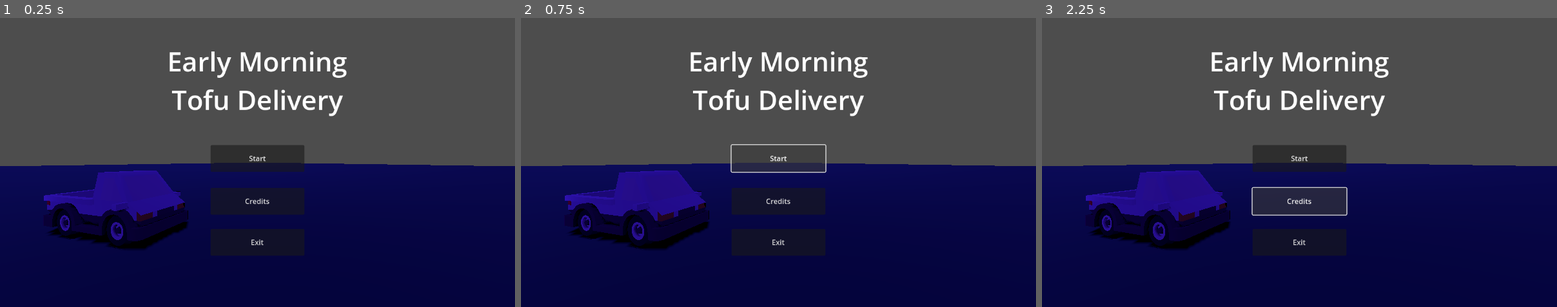
Above: before the commit, frames 1-3 (left to right).
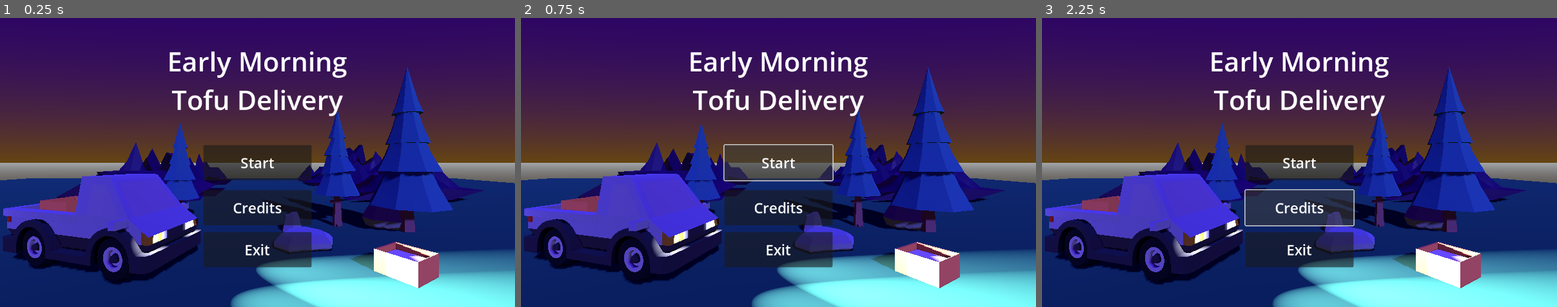
Above: after the commit, the same moments.

Repository: Yngwarr/tofu-delivery-game
Game: Godot game, scene res://scenes/MainMenu.tscn
Two runs of this game, one before a commit and one after it. Both use one fixed random seed, a clock stepped at 60 frames per second and the inputs below. This scene is started directly instead of the project's main scene.
Inputs:
- Up to frame 1 (0.25 s): no input
- Up to frame 2 (0.75 s): click "Start" at 0.5 s
- Up to frame 3 (2.25 s): click "Start" at 1.25 s; click "Credits" at 2 s

The runs differ from the first frame. In frame 1, 90% of the frame differs, in the area x 0-100%, y 0-100%; in frame 2, 90%; in frame 3, 91%.

Commit message:
main menu tweaks

Diff:
--- a/scenes/MainMenu.tscn
+++ b/scenes/MainMenu.tscn
@@ -1,34 +1,116 @@
-[gd_scene load_steps=5 format=3 uid="uid://b4551ljsw43dm"]
+[gd_scene load_steps=19 format=3 uid="uid://b4551ljsw43dm"]
 
 [ext_resource type="PackedScene" uid="uid://u8myc7bt2m1t" path="res://models/cars/truckFlat.glb" id="1_nxye5"]
+[ext_resource type="PackedScene" uid="uid://bip5ewt4nuwq" path="res://models/nature/tree_pineDefaultA.glb" id="2_pudfy"]
+[ext_resource type="PackedScene" uid="uid://xx4pfh80qf33" path="res://models/nature/tree_pineDefaultB.glb" id="3_4kd5c"]
+[ext_resource type="PackedScene" uid="uid://clhlk046se2ui" path="res://scenes/Headlight.tscn" id="3_yd071"]
+[ext_resource type="PackedScene" uid="uid://besy1pergldkp" path="res://models/terrain.glb" id="4_8jakk"]
+[ext_resource type="PackedScene" uid="uid://nko00vg764c6" path="res://models/tofu.glb" id="5_81otd"]
+[ext_resource type="PackedScene" uid="uid://ddctu8nkhnnjs" path="res://models/nature/stone_tallE.glb" id="6_iyxgc"]
+[ext_resource type="PackedScene" uid="uid://jiy2sfahuv0x" path="res://models/nature/stone_largeE.glb" id="7_23u0g"]
+[ext_resource type="PackedScene" uid="uid://dejythevaknv7" path="res://models/nature/stone_largeD.glb" id="8_vmoka"]
 
 [sub_resource type="StandardMaterial3D" id="StandardMaterial3D_aq2cb"]
 albedo_color = Color(0.172549, 0.45098, 0.294118, 1)
 uv1_scale = Vector3(100, 100, 100)
 
 [sub_resource type="PlaneMesh" id="PlaneMesh_3bg0a"]
-size = Vector2(200, 1300)
+size = Vector2(40, 40)
+
+[sub_resource type="LabelSettings" id="LabelSettings_2bqef"]
+font_size = 32
 
 [sub_resource type="LabelSettings" id="LabelSettings_7cdkc"]
 font_size = 60
 
+[sub_resource type="ProceduralSkyMaterial" id="ProceduralSkyMaterial_pnan3"]
+sky_top_color = Color(0.141176, 0, 0.454902, 1)
+sky_horizon_color = Color(0.396078, 0.270588, 0.0823529, 1)
+sky_curve = 0.0750001
+use_debanding = false
+
+[sub_resource type="Sky" id="Sky_exjf4"]
+sky_material = SubResource("ProceduralSkyMaterial_pnan3")
+
+[sub_resource type="Environment" id="Environment_gnbvp"]
+background_mode = 2
+background_color = Color(0.290196, 0.282353, 1, 1)
+sky = SubResource("Sky_exjf4")
+sky_custom_fov = 23.6
+
+[sub_resource type="CameraAttributesPractical" id="CameraAttributesPractical_0nkdw"]
+
+[sub_resource type="LabelSettings" id="LabelSettings_tgdeo"]
+font_size = 18
+
 [node name="Node3D" type="Node3D"]
 
 [node name="truckFlat" parent="." instance=ExtResource("1_nxye5")]
-transform = Transform3D(-0.309017, 0, -0.951057, 0, 1, 0, 0.951057, 0, -0.309017, -3, 0, -4.086)
+transform = Transform3D(-0.309017, 0, -0.951057, 0, 1, 0, 0.951057, 0, -0.309017, -2.338, 0, -4.086)
+
+[node name="tofu" parent="truckFlat" instance=ExtResource("5_81otd")]
+transform = Transform3D(-0.0247647, 0, 0.499386, 0, 0.5, 0, -0.499386, 0, -0.0247647, 0.0179131, 0.597885, 0.731647)
+
+[node name="tofu2" parent="truckFlat" instance=ExtResource("5_81otd")]
+transform = Transform3D(-0.386483, 0, 0.317224, 0, 0.5, 0, -0.317224, 0, -0.386483, -0.811864, 0, -4.21118)
+
+[node name="Headlight" parent="truckFlat" instance=ExtResource("3_yd071")]
+transform = Transform3D(1, 0, -5.96046e-08, 0, 1, 0, 5.96046e-08, 0, 1, 0.445456, 0.546237, -1.2859)
+light_specular = 0.1
+
+[node name="Headlight2" parent="truckFlat" instance=ExtResource("3_yd071")]
+transform = Transform3D(1, 0, -5.96046e-08, 0, 1, 0, 5.96046e-08, 0, 1, -0.405722, 0.546237, -1.2859)
+light_specular = 0.1
 
 [node name="Camera3D" type="Camera3D" parent="."]
-transform = Transform3D(1, 0, 0, 0, 1, 0, 0, 0, 1, 0, 1.49198, 0)
+transform = Transform3D(1, 0, 0, 0, 1, 0, 0, 0, 1, 0, 1.492, -0.198)
+fov = 60.0
+far = 50.0
 
 [node name="DirectionalLight3D" type="DirectionalLight3D" parent="."]
 transform = Transform3D(0.944411, 0, 0.328768, -0.166758, 0.861815, 0.479026, -0.283337, -0.507223, 0.813908, 0, 10, 5)
-light_color = Color(0.301961, 0.133333, 1, 1)
+light_color = Color(0.388235, 0.392157, 1, 1)
 shadow_enabled = true
 
 [node name="MeshInstance3D" type="MeshInstance3D" parent="."]
+transform = Transform3D(1, 0, 0, 0, 1, 0, 0, 0, 1, -1.45894, 0, -4.25841)
 material_override = SubResource("StandardMaterial3D_aq2cb")
 mesh = SubResource("PlaneMesh_3bg0a")
 
+[node name="tree_pineDefaultA" parent="MeshInstance3D" instance=ExtResource("2_pudfy")]
+transform = Transform3D(1.99993, 0.0169295, 0, -0.0169295, 1.99993, 0, 0, 0, 2, -0.622393, -0.433126, -2.61401)
+
+[node name="tree_pineDefaultA2" parent="MeshInstance3D" instance=ExtResource("2_pudfy")]
+transform = Transform3D(3, 0, 0, 0, 3, 0, 0, 0, 3, 4.70316, -0.913206, -1.37981)
+
+[node name="tree_pineDefaultB" parent="MeshInstance3D" instance=ExtResource("3_4kd5c")]
+transform = Transform3D(2, 0, 0, 0, 2, 0, 0, 0, 2, 3.34434, -0.237039, -1.87276)
+
+[node name="stone_tallE" parent="MeshInstance3D" instance=ExtResource("6_iyxgc")]
+transform = Transform3D(1, 0, 0, 0, 1, 0, 0, 0, 1, 2.21428, 0, -1.4505)
+
+[node name="stone_largeE" parent="MeshInstance3D" instance=ExtResource("7_23u0g")]
+transform = Transform3D(1, 0, 0, 0, 1, 0, 0, 0, 1, 2.29076, 0, -0.475791)
+
+[node name="stone_largeD" parent="MeshInstance3D" instance=ExtResource("8_vmoka")]
+transform = Transform3D(1, 0, 0, 0, 1, 0, 0, 0, 1, 4.51274, 0, -1.87933)
+
+[node name="terrain" parent="MeshInstance3D" instance=ExtResource("4_8jakk")]
+transform = Transform3D(1, 0, 0, 0, 1, 0, 0, 0, 1, 3.51697, 0, -11.0871)
+
+[node name="Cube001" parent="MeshInstance3D/terrain" index="1"]
+transform = Transform3D(-2, 0, -3.01992e-07, 0, 3, 0, 3.01992e-07, 0, -2, -8.38856, 0.067924, -3.0373)
+visible = false
+
+[node name="Cube002" parent="MeshInstance3D/terrain" index="2"]
+transform = Transform3D(1.76866, -0.0586552, -0.932912, -0.00156618, 2.99718, -0.0867214, 0.93373, 0.116131, 1.76696, -4.75171, -0.358181, 3.34873)
+
+[node name="Cube003" parent="MeshInstance3D/terrain" index="3"]
+transform = Transform3D(2, 0, 0, 0, 3, 0, 0, 0, 2, -11.4803, 1.39448, -4.13623)
+
+[node name="Cube004" parent="MeshInstance3D/terrain" index="4"]
+transform = Transform3D(-2.05828, 0, 1.69599, 0, 4, 0, -1.69599, 0, -2.05828, -29.6936, 0.642996, -2.10511)
+
 [node name="MenuButtons" type="CanvasLayer" parent="."]
 follow_viewport_enabled = true
 
@@ -38,13 +120,30 @@
 anchor_top = 0.5
 anchor_right = 0.5
 anchor_bottom = 0.5
-offset_left = -105.0
-offset_top = -39.0
-offset_right = 105.0
-offset_bottom = 21.0
+offset_left = -121.0
+offset_top = -39.5
+offset_right = 121.0
+offset_bottom = 39.5
+grow_horizontal = 2
+grow_vertical = 2
+
+[node name="Label" type="Label" parent="MenuButtons/ButtonStart"]
+layout_mode = 1
+anchors_preset = 8
+anchor_left = 0.5
+anchor_top = 0.5
+anchor_right = 0.5
+anchor_bottom = 0.5
+offset_left = -104.0
+offset_top = -31.0
+offset_right = 104.0
+offset_bottom = 31.0
 grow_horizontal = 2
 grow_vertical = 2
 text = "Start"
+label_settings = SubResource("LabelSettings_2bqef")
+horizontal_alignment = 1
+vertical_alignment = 1
 
 [node name="ButtonCredits" type="Button" parent="MenuButtons"]
 anchors_preset = 8
@@ -52,13 +151,30 @@
 anchor_top = 0.5
 anchor_right = 0.5
 anchor_bottom = 0.5
-offset_left = -105.0
-offset_top = 57.0
-offset_right = 105.0
-offset_bottom = 117.0
+offset_left = -121.0
+offset_top = 61.5
+offset_right = 121.0
+offset_bottom = 140.5
+grow_horizontal = 2
+grow_vertical = 2
+
+[node name="Label" type="Label" parent="MenuButtons/ButtonCredits"]
+layout_mode = 1
+anchors_preset = 8
+anchor_left = 0.5
+anchor_top = 0.5
+anchor_right = 0.5
+anchor_bottom = 0.5
+offset_left = -104.0
+offset_top = -31.0
+offset_right = 104.0
+offset_bottom = 31.0
 grow_horizontal = 2
 grow_vertical = 2
 text = "Credits"
+label_settings = SubResource("LabelSettings_2bqef")
+horizontal_alignment = 1
+vertical_alignment = 1
 
 [node name="ButtonExit" type="Button" parent="MenuButtons"]
 anchors_preset = 8
@@ -66,15 +182,32 @@
 anchor_top = 0.5
 anchor_right = 0.5
 anchor_bottom = 0.5
-offset_left = -105.0
-offset_top = 149.0
-offset_right = 105.0
-offset_bottom = 209.0
+offset_left = -121.0
+offset_top = 156.0
+offset_right = 121.0
+offset_bottom = 235.0
+grow_horizontal = 2
+grow_vertical = 2
+
+[node name="Label" type="Label" parent="MenuButtons/ButtonExit"]
+layout_mode = 1
+anchors_preset = 8
+anchor_left = 0.5
+anchor_top = 0.5
+anchor_right = 0.5
+anchor_bottom = 0.5
+offset_left = -104.0
+offset_top = -31.0
+offset_right = 104.0
+offset_bottom = 31.0
 grow_horizontal = 2
 grow_vertical = 2
 text = "Exit"
-
-[node name="Label" type="Label" parent="MenuButtons"]
+label_settings = SubResource("LabelSettings_2bqef")
+horizontal_alignment = 1
+vertical_alignment = 1
+
+[node name="Header" type="Label" parent="MenuButtons"]
 anchors_preset = -1
 anchor_top = 0.054
 anchor_right = 1.0
@@ -88,3 +221,63 @@
 label_settings = SubResource("LabelSettings_7cdkc")
 horizontal_alignment = 1
 vertical_alignment = 1
+
+[node name="WorldEnvironment" type="WorldEnvironment" parent="."]
+environment = SubResource("Environment_gnbvp")
+camera_attributes = SubResource("CameraAttributesPractical_0nkdw")
+
+[node name="CreditsWindow" type="CanvasLayer" parent="."]
+visible = false
+
+[node name="Panel" type="Panel" parent="CreditsWindow"]
+anchors_preset = 8
+anchor_left = 0.5
+anchor_top = 0.5
+anchor_right = 0.5
+anchor_bottom = 0.5
+offset_left = -270.5
+offset_top = -291.5
+offset_right = 270.5
+offset_bottom = 291.5
+grow_horizontal = 2
+grow_vertical = 2
+
+[node name="Label" type="Label" parent="CreditsWindow/Panel"]
+layout_mode = 1
+anchors_preset = 8
+anchor_left = 0.5
+anchor_top = 0.5
+anchor_right = 0.5
+anchor_bottom = 0.5
+offset_left = -229.5
+offset_top = -279.5
+offset_right = 229.5
+offset_bottom = 279.5
+grow_horizontal = 2
+grow_vertical = 2
+text = "CREDITS:
+* Yngwarr, Syudzius - game
+* SRCoder for car default values and camera script (via https://youtu.be/6A6tp-rKy3Y?list=PLbxeTux6kwSD8z4BQH_mJZDclkrRKyw1A);
+* Kenney.nl for:
+	* prototype textures (via https://kenney.nl/assets/prototype-textures)
+	* car models (via https://kenney.nl/assets/car-kit)
+* AgneTheGreat for car engine simulator (via https://github.com/Engine-Simulator/engine-sim-community-edition)
+* qubodup for a skid sound (via https://opengameart.org/content/car-tire-squeal-skid-loop)
+* Andreas Viklund for background music (via http://modarchive.org/index.php?request=view_by_moduleid&query=34322, modified)"
+label_settings = SubResource("LabelSettings_tgdeo")
+horizontal_alignment = 1
+vertical_alignment = 1
+autowrap_mode = 2
+text_overrun_behavior = 1
+
+[node name="Button" type="Button" parent="CreditsWindow/Panel"]
+layout_mode = 1
+anchors_preset = 1
+anchor_left = 1.0
+anchor_right = 1.0
+offset_left = -50.0
+offset_bottom = 49.0
+grow_horizontal = 0
+text = "Close"
+
+[editable path="MeshInstance3D/terrain"]
